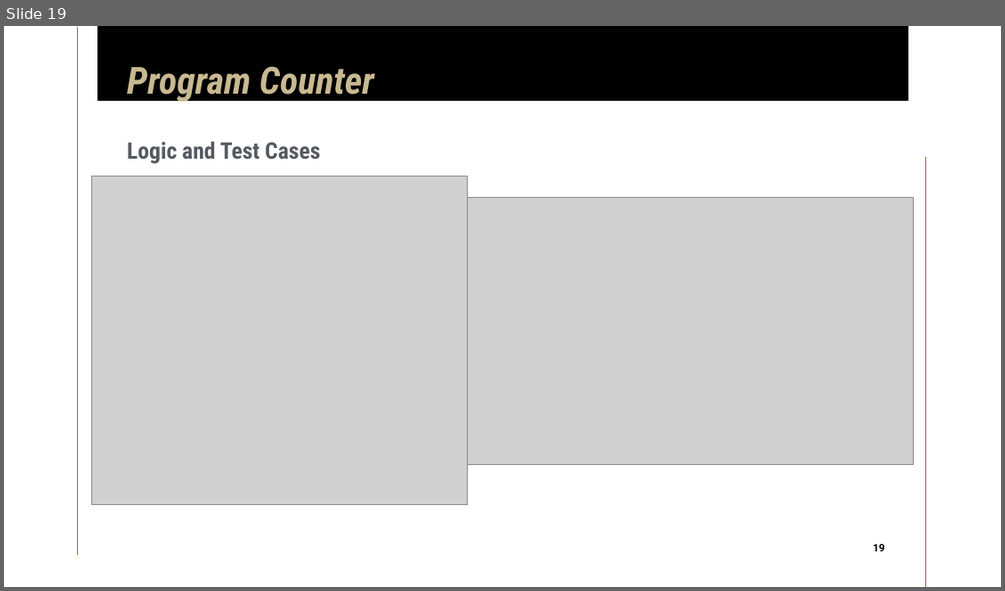
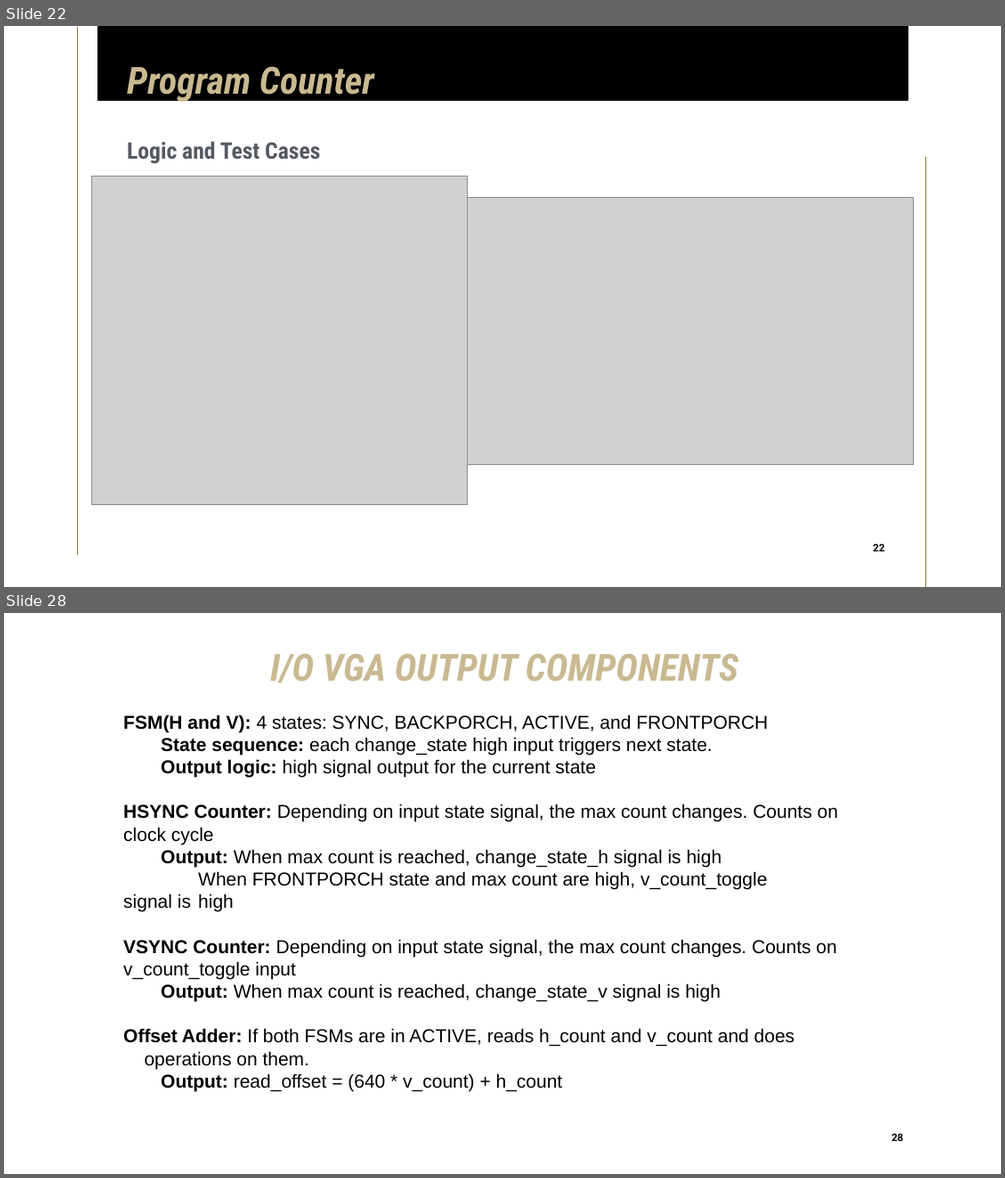
Before and after one commit to limichael246/STARS_2024, a slide deck: Project_Proposal.pptx. Shown one above the other, each under a label of ours: slide 19 before the commit, slides 22 and 28 after it; the slides between them are not shown. The pictures are 1005x591 and 1005x1178 pixels, drawn with LibreOffice and Linux fonts; fonts in the diff are those of the drawing; grey boxes stand for pictures. Boxes give left, top, right and bottom in pixels: in the first picture for what was removed or moved away, otherwise in the second. Text is boxed around its words. In the diff, an @@ line names an element or a change of style, - is before the commit and + after.

```diff
--- a/Project_Proposal.pptx
+++ b/Project_Proposal.pptx
@@ slide 28 added at [4, 613, 1001, 1174], background #FFFFFF @@
@@ title added at [270, 654, 738, 683], 36 pt, text #C9B991, bold, italic @@
+I/O VGA OUTPUT COMPONENTS
@@ text added at [123, 714, 838, 1091], 18 pt, text #000000 @@
+FSM(H and V): 4 states: SYNC, BACKPORCH, ACTIVE, and FRONTPORCH
+State sequence: each change_state high input triggers next state.
+Output logic: high signal output for the current state
+HSYNC Counter: Depending on input state signal, the max count changes. Counts on clock cycle
+Output: When max count is reached, change_state_h signal is high
+When FRONTPORCH state and max count are high, v_count_toggle signal is high
+VSYNC Counter: Depending on input state signal, the max count changes. Counts on v_count_toggle input
+Output: When max count is reached, change_state_v signal is high
+Offset Adder: If both FSMs are in ACTIVE, reads h_count and v_count and does operations on them.
+Output: read_offset = (640 * v_count) + h_count
@@ page number added at [886, 1127, 909, 1146], 10 pt, text #000000, bold @@
+28
@@ what was slide 19 is now slide 22 @@
@@ page number at [873, 543, 884, 551]: text changed @@
-19
+22
```
Also in this commit, not shown: 9 slides changed, 12 other slides added, 3 slides removed.
